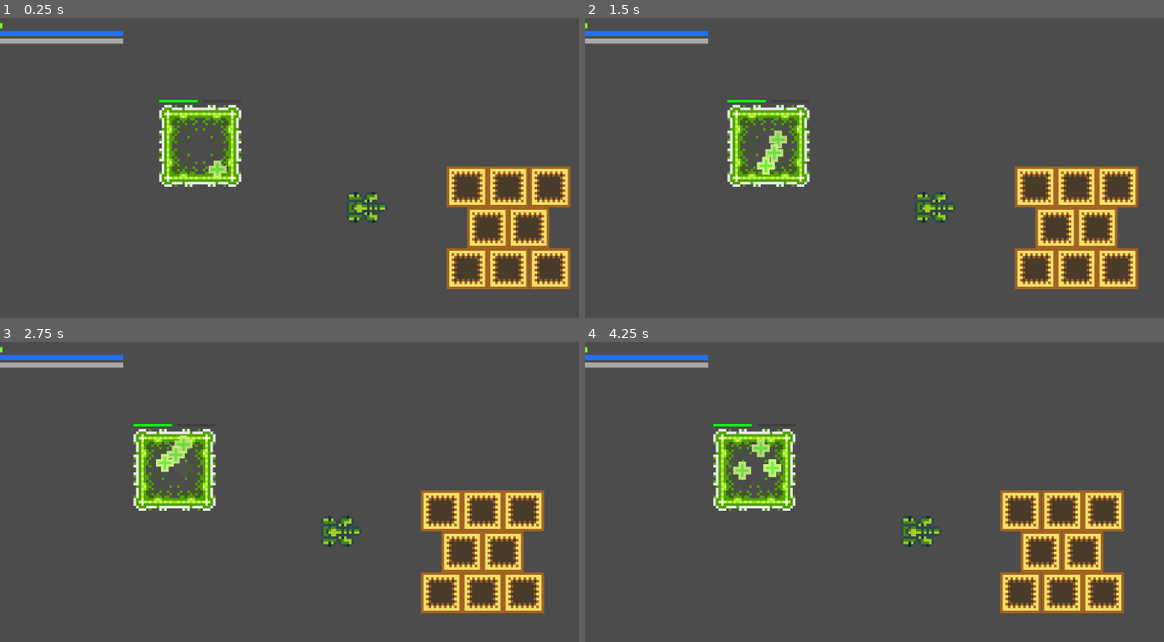
Above: before the commit, frames 1-4 (two rows, left to right).
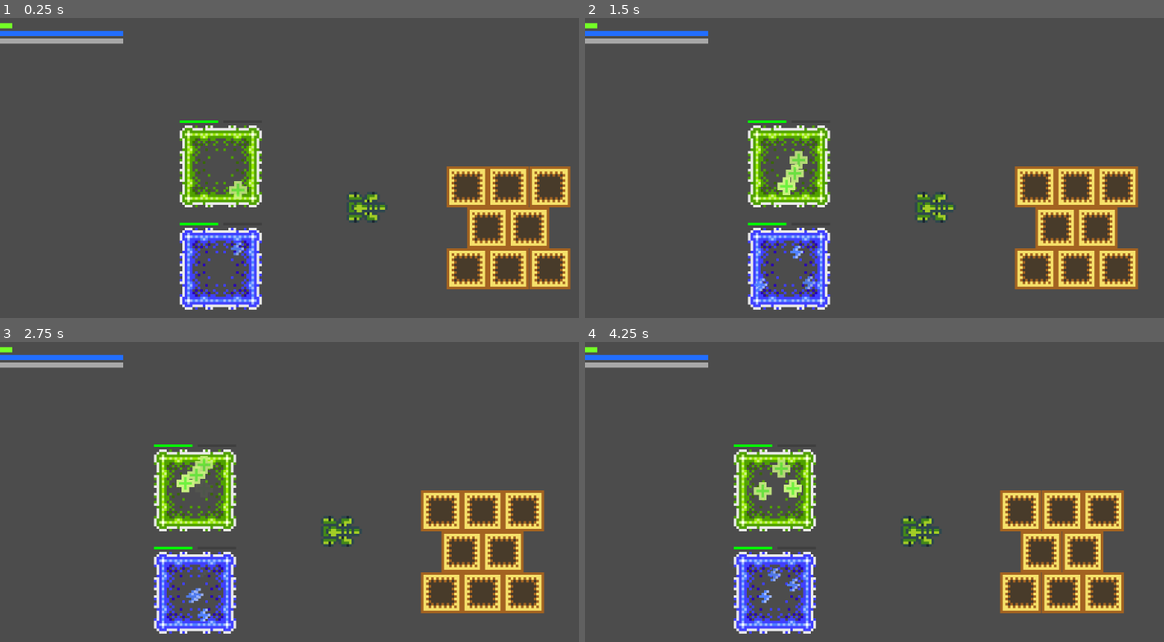
Above: after the commit, the same moments.

Repository: dcerjan/sgtpotato
Game: Godot game, scene res://data/scene/root.tscn
The game is run twice, just before and just after one commit, with the same random seed, the same clock (stepped at 60 frames per second) and the same inputs.
Inputs:
- Up to frame 1 (0.25 s): no input
- Up to frame 2 (1.5 s): no input
- Up to frame 3 (2.75 s): no input
- Up to frame 4 (4.25 s): no input

The runs differ from the first frame. In frame 1, 7.0% of the frame differs, in the area x 0-46%, y 1-98%; in frame 2, 7.3%; in frame 3, 7.3%, in the area x 0-41%, y 1-98%; in frame 4, 7.3%.

Commit message:
Play some more with aspects, implement refueling pad

Diff:
--- /dev/null
+++ b/data/composite/aspects/ValueAspect.tscn
@@ -0,0 +1,6 @@
+[gd_scene load_steps=2 format=2]
+
+[ext_resource path="res://data/script/Lib/ValueAspect.gd" type="Script" id=1]
+
+[node name="ValueAspect" type="Node2D"]
+script = ExtResource( 1 )
--- /dev/null
+++ b/data/composite/objects/DebugRefuelingPad.gd
@@ -0,0 +1,10 @@
+extends Control
+
+onready var refueling_pad: RefuelingPad = get_node('../')
+onready var energy = $DebugEnergyBar/DebugAmount
+onready var delay = $DebugDelayBar/DebugAmount
+
+func _process(delta: float):
+  if refueling_pad != null:
+    energy.rect_scale = Vector2(clamp(refueling_pad.current_energy / refueling_pad.energy_max, 0.0, 1.0), 1.0)
+    delay.rect_scale = Vector2(clamp(refueling_pad.regen_delay / refueling_pad.delay_before_energy_regen, 0.0, 1.0), 1.0)
--- /dev/null
+++ b/data/composite/objects/HealingPad.gd
@@ -0,0 +1,83 @@
+extends Area2D
+
+class_name HealingPad
+
+# ============================================================================ #
+#  States                                                                      #
+# ============================================================================ #
+class ActiveState extends State:
+  func on_update(delta: float, state: HealingPad):
+    var bodies = state.get_overlapping_bodies()
+    if (state.regen_delay <= 0.0):
+      state.current_energy = min(state.current_energy + delta * state.energy_regen, state.energy_max)
+    var should_switch_state = false
+    for body in bodies:
+      if body.has_node('HealthAspect') && not body.get_node('HealthAspect').is_max():
+        should_switch_state = true
+        break
+    if should_switch_state:
+      state.current = transition_to(state.__discharging_state)
+
+class DischargingState extends State:
+  func on_update(delta: float, state: HealingPad):
+    var bodies = state.get_overlapping_bodies()
+    if bodies.size() == 0:
+      state.current = transition_to(state.__active_state)
+      return
+    for body in bodies:
+      if body.has_node('HealthAspect'):
+        var health_aspect: HealthAspect = body.get_node('HealthAspect')
+        if not health_aspect.is_max():
+          state.regen_delay = state.delay_before_energy_regen
+          var to_fill = min(health_aspect.max_value - health_aspect.current_value, delta * state.regen_rate)
+          health_aspect.add(to_fill)
+          state.current_energy = max(state.current_energy - to_fill, 0.0)
+          if (state.current_energy <= 0.0):
+            state.particles.emitting = false
+            state.current = transition_to(state.__charging_state)
+
+class ChargingState extends State:
+  func on_update(delta: float, state: HealingPad):
+    if (state.regen_delay <= 0):
+      state.current_energy = min(state.current_energy + delta * state.energy_regen, state.energy_max)
+    if state.current_energy >= state.reactivation_threshold * state.energy_max:
+        state.particles.emitting = true
+        state.current = transition_to(state.__active_state)
+
+# preallocate states
+var __active_state = ActiveState.new()
+var __charging_state = ChargingState.new()
+var __discharging_state = DischargingState.new()
+
+
+# ============================================================================ #
+#  Members                                                                     #
+# ============================================================================ #
+export (float) var energy_max = 100.0
+export (float) var initial_energy = 1.0
+export (float) var energy_regen = 10.0
+export (float) var regen_rate = 10.0
+export (float) var delay_before_energy_regen = 10.0
+export (float) var reactivation_threshold = 0.5
+
+export (bool) var debug = false
+
+onready var particles = $Particles2D
+onready var sprite = $Sprite
+onready var debug_bars = $Debug
+
+var current_energy = initial_energy * energy_max
+var current = __active_state
+var regen_delay = 0.0
+
+# ============================================================================ #
+#  Methods                                                                     #
+# ============================================================================ #
+func _ready():
+  if not debug:
+    remove_child(debug_bars)
+
+func _process(delta: float) -> void:
+  regen_delay = max(regen_delay - delta, 0.0)
+  current.on_update(delta, self)
+  sprite.self_modulate = Color(1.0, 1.0, 1.0, 1.0).darkened(0.5 * pow(1.0 - current_energy / energy_max, 2.0))
--- a/data/composite/objects/healing_pad.tscn
+++ b/data/composite/objects/HealingPad.tscn
@@ -2,8 +2,8 @@
 
 [ext_resource path="res://data/image/healing_pad.png" type="Texture" id=1]
 [ext_resource path="res://data/image/heal_particle.png" type="Texture" id=2]
-[ext_resource path="res://data/composite/objects/healing_pad.gd" type="Script" id=3]
-[ext_resource path="res://data/composite/objects/debug.gd" type="Script" id=4]
+[ext_resource path="res://data/composite/objects/HealingPad.gd" type="Script" id=3]
+[ext_resource path="res://data/composite/objects/DebugHealingPad.gd" type="Script" id=4]
 
 [sub_resource type="CanvasItemMaterial" id=1]
 
@@ -16,7 +16,7 @@
 [sub_resource type="RectangleShape2D" id=4]
 extents = Vector2( 13.0986, 13.0185 )
 
-[node name="healing_pad" type="Area2D"]
+[node name="HealingPad" type="Area2D"]
 material = SubResource( 1 )
 script = ExtResource( 3 )
 
--- a/data/composite/objects/healing_pad.gd
+++ b/data/composite/objects/RefuelingPad.gd
@@ -1,42 +1,43 @@
 extends Area2D
 
-class_name HealingPad
+class_name RefuelingPad
 
 # ============================================================================ #
 #  States                                                                      #
 # ============================================================================ #
 class ActiveState extends State:
-  func on_update(delta: float, state: HealingPad):
+  func on_update(delta: float, state: RefuelingPad):
     var bodies = state.get_overlapping_bodies()
     if (state.regen_delay <= 0.0):
       state.current_energy = min(state.current_energy + delta * state.energy_regen, state.energy_max)
     var should_switch_state = false
     for body in bodies:
-      if body.has_node('HealthAspect') && not body.get_node('HealthAspect').is_full():
+      if body.has_node('FuelAspect') && not body.get_node('FuelAspect').is_max():
         should_switch_state = true
         break
     if should_switch_state:
       state.current = transition_to(state.__discharging_state)
 
 class DischargingState extends State:
-  func on_update(delta: float, state: HealingPad):
+  func on_update(delta: float, state: RefuelingPad):
     var bodies = state.get_overlapping_bodies()
     if bodies.size() == 0:
       state.current = transition_to(state.__active_state)
       return
     for body in bodies:
-      if body.has_node('HealthAspect'):
-        var health_aspect: HealthAspect = body.get_node('HealthAspect')
-        if not health_aspect.is_full():
+      if body.has_node('FuelAspect'):
+        var fuel_aspect: FuelAspect = body.get_node('FuelAspect')
+        if not fuel_aspect.is_max():
           state.regen_delay = state.delay_before_energy_regen
-          health_aspect.heal(delta * state.healing_rate)
-          state.current_energy = max(state.current_energy - delta * state.healing_rate, 0.0)
+          var to_fill = min(fuel_aspect.max_value - fuel_aspect.current_value, delta * state.regen_rate)
+          fuel_aspect.add(to_fill)
+          state.current_energy = max(state.current_energy - to_fill, 0.0)
           if (state.current_energy <= 0.0):
             state.particles.emitting = false
             state.current = transition_to(state.__charging_state)
 
 class ChargingState extends State:
-  func on_update(delta: float, state: HealingPad):
+  func on_update(delta: float, state: RefuelingPad):
     if (state.regen_delay <= 0):
       state.current_energy = min(state.current_energy + delta * state.energy_regen, state.energy_max)
     if state.current_energy >= state.reactivation_threshold * state.energy_max:
@@ -55,7 +56,7 @@
 export (float) var energy_max = 100.0
 export (float) var initial_energy = 1.0
 export (float) var energy_regen = 10.0
-export (float) var healing_rate = 10.0
+export (float) var regen_rate = 10.0
 export (float) var delay_before_energy_regen = 10.0
 export (float) var reactivation_threshold = 0.5
 
--- /dev/null
+++ b/data/composite/objects/RefuelingPad.tscn
@@ -0,0 +1,97 @@
+[gd_scene load_steps=9 format=2]
+
+[ext_resource path="res://data/image/refueling_pad.png" type="Texture" id=1]
+[ext_resource path="res://data/image/refuel_particle.png" type="Texture" id=2]
+[ext_resource path="res://data/composite/objects/DebugRefuelingPad.gd" type="Script" id=3]
+[ext_resource path="res://data/composite/objects/RefuelingPad.gd" type="Script" id=4]
+
+[sub_resource type="CanvasItemMaterial" id=1]
+
+[sub_resource type="CanvasItemMaterial" id=2]
+
+[sub_resource type="Gradient" id=3]
+offsets = PoolRealArray( 0, 0.278146, 0.701987, 1 )
+colors = PoolColorArray( 1, 1, 1, 0, 1, 1, 1, 1, 1, 1, 1, 1, 1, 1, 1, 0 )
+
+[sub_resource type="RectangleShape2D" id=4]
+extents = Vector2( 13.0986, 13.0185 )
+
+[node name="RefuelingPad" type="Area2D"]
+material = SubResource( 1 )
+script = ExtResource( 4 )
+
+[node name="Sprite" type="Sprite" parent="."]
+texture = ExtResource( 1 )
+__meta__ = {
+"_edit_lock_": true
+}
+
+[node name="Particles2D" type="CPUParticles2D" parent="."]
+material = SubResource( 2 )
+position = Vector2( -0.211975, 0 )
+z_index = 2
+amount = 4
+texture = ExtResource( 2 )
+emission_shape = 2
+emission_rect_extents = Vector2( 10, 10 )
+spread = 180.0
+gravity = Vector2( 0, 0 )
+initial_velocity = 1.0
+linear_accel = 10.0
+damping = 1.15
+damping_random = 0.31
+color_ramp = SubResource( 3 )
+__meta__ = {
+"_edit_lock_": true
+}
+
+[node name="CollisionShape2D" type="CollisionShape2D" parent="."]
+shape = SubResource( 4 )
+__meta__ = {
+"_edit_lock_": true
+}
+
+[node name="Debug" type="Control" parent="."]
+margin_left = -16.0
+margin_top = -18.0
+margin_right = 16.0
+margin_bottom = 16.0
+script = ExtResource( 3 )
+__meta__ = {
+"_edit_use_anchors_": false
+}
+
+[node name="DebugEnergyBar" type="ColorRect" parent="Debug"]
+margin_right = 15.0
+margin_bottom = 1.0
+color = Color( 0.25098, 0.25098, 0.25098, 1 )
+__meta__ = {
+"_edit_use_anchors_": false
+}
+
+[node name="DebugAmount" type="ColorRect" parent="Debug/DebugEnergyBar"]
+margin_right = 15.0
+margin_bottom = 1.0
+color = Color( 0, 1, 0, 1 )
+__meta__ = {
+"_edit_use_anchors_": false
+}
+
+[node name="DebugDelayBar" type="ColorRect" parent="Debug"]
+margin_left = 32.0
+margin_right = 47.0
+margin_bottom = 1.0
+rect_scale = Vector2( -1, 1 )
+color = Color( 0.25098, 0.25098, 0.25098, 1 )
+__meta__ = {
+"_edit_use_anchors_": false
+}
+
+[node name="DebugAmount" type="ColorRect" parent="Debug/DebugDelayBar"]
+margin_right = 15.0
+margin_bottom = 1.0
+grow_horizontal = 0
+color = Color( 0.968627, 0.00392157, 1, 1 )
+__meta__ = {
+"_edit_use_anchors_": false
+}
--- a/data/scene/health.gd
+++ b/data/scene/health.gd
@@ -5,8 +5,8 @@
 var health_aspect: HealthAspect = null
 
 func _ready():
-	self.health_aspect = get_node(target).get_node('HealthAspect')
-	assert(self.health_aspect != null)
+  self.health_aspect = get_node(target).get_node('HealthAspect')
+  assert(self.health_aspect != null)
 
 func _process(_delta):
-	self.rect_scale = Vector2(self.health_aspect.health_percentage(), 1)
+  self.rect_scale = Vector2(self.health_aspect.percentage(), 1)
--- a/data/scene/player_fuel_gauge.gd
+++ b/data/scene/player_fuel_gauge.gd
@@ -5,8 +5,8 @@
 var fuel_aspect: FuelAspect = null
 
 func _ready():
-	self.fuel_aspect = get_node(target).get_node('FuelAspect')
-	assert(self.fuel_aspect != null)
+  self.fuel_aspect = get_node(target).get_node('FuelAspect')
+  assert(self.fuel_aspect != null)
 
 func _process(_delta):
-	self.rect_scale = Vector2(fuel_aspect.fuel_percentage(), 1)
+  self.rect_scale = Vector2(fuel_aspect.percentage(), 1)
--- a/data/scene/root.tscn
+++ b/data/scene/root.tscn
@@ -7,7 +7,8 @@
 [ext_resource path="res://data/image/tank.png" type="Texture" id=5]
 [ext_resource path="res://data/image/wall.png" type="Texture" id=6]
 [ext_resource path="res://data/scene/player_fuel_gauge.gd" type="Script" id=7]
-[ext_resource path="res://data/composite/objects/healing_pad.tscn" type="PackedScene" id=8]
+[ext_resource path="res://data/composite/objects/HealingPad.tscn" type="PackedScene" id=8]
+[ext_resource path="res://data/composite/objects/RefuelingPad.tscn" type="PackedScene" id=9]
 [ext_resource path="res://data/composite/aspects/FuelAspect.tscn" type="PackedScene" id=10]
 [ext_resource path="res://data/composite/aspects/HealthAspect.tscn" type="PackedScene" id=11]
 [ext_resource path="res://data/scene/health.gd" type="Script" id=12]
@@ -250,16 +251,20 @@
 turning_speed = 3.0
 
 [node name="FuelAspect" parent="player" instance=ExtResource( 10 )]
+fuel_consumption = 4.0
 
 [node name="HealthAspect" parent="player" instance=ExtResource( 11 )]
-max_health = 1000.0
-current_health = 20.0
+current_value = 10.0
 
 [node name="Sprite" type="Sprite" parent="player"]
 texture = ExtResource( 5 )
 
 [node name="CollisionShape2D" type="CollisionShape2D" parent="player"]
 shape = SubResource( 3 )
+
+[node name="EngineSfx" type="AudioStreamPlayer" parent="player"]
+stream = ExtResource( 13 )
+bus = "Player"
 
 [node name="turret" type="Node2D" parent="player"]
 position = Vector2( -2, 0 )
@@ -283,16 +288,14 @@
 pitch_scale = 0.8
 bus = "FxReverb"
 
-[node name="EngineSfx" type="AudioStreamPlayer" parent="player"]
-stream = ExtResource( 13 )
-bus = "Player"
-
 [node name="scene_init_controller" type="Node2D" parent="."]
 
 [node name="trigger" type="Node2D" parent="."]
 
-[node name="healing_pad" parent="trigger" instance=ExtResource( 8 )]
-position = Vector2( -64, -24 )
-energy_max = 40.0
-healing_rate = 20.0
+[node name="HealingPad" parent="trigger" instance=ExtResource( 8 )]
+position = Vector2( -56, -16 )
 debug = true
+
+[node name="RefuelingPad" parent="trigger" instance=ExtResource( 9 )]
+position = Vector2( -56, 24 )
+debug = true
--- a/data/script/Aspect/FuelAspect.gd
+++ b/data/script/Aspect/FuelAspect.gd
@@ -1,19 +1,11 @@
-extends Node2D
+extends ValueAspect
 
 class_name FuelAspect
 
-export (float) var max_fuel = 100.0
-export (float) var current_fuel = 100.0
 export (float) var fuel_consumption = 1.0
 
-func fuel_percentage():
-  return max(self.current_fuel / self.max_fuel, 0.0)
+func consume_fuel(delta: float):
+  subtract(fuel_consumption * delta)
 
 func is_empty():
-  return self.current_fuel <= 0
-
-func consume_fuel(delta: float):
-  self.current_fuel = max(self.current_fuel - delta * self.fuel_consumption, 0.0)
-
-func refil_fuel(amount: float):
-  self.current_fuel = min(self.current_fuel + amount, self.max_fuel)
+  return current_value <= 0.0
--- a/data/script/Aspect/HealthAspect.gd
+++ b/data/script/Aspect/HealthAspect.gd
@@ -1,24 +1,3 @@
-extends Node2D
+extends ValueAspect
 
 class_name HealthAspect
-
-export (float) var max_health = 100.0
-export (float) var current_health = 100.0
-
-func health_percentage():
-  return max(self.current_health / self.max_health, 0.0)
-
-func is_full():
-  return self.current_health >= self.max_health
-
-func is_alive():
-  return self.current_health > 0
-
-func is_death():
-  return self.current_health <= 0
-
-func damage(amount: float):
-  self.current_health = max(self.current_health - amount, 0.0)
-
-func heal(amount: float):
-  self.current_health = min(self.current_health + amount, self.max_health)
--- /dev/null
+++ b/data/script/Lib/ValueAspect.gd
@@ -0,0 +1,18 @@
+extends Node2D
+
+class_name ValueAspect
+
+export (float) var max_value = 100.0
+export (float) var current_value = 100.0
+
+func percentage():
+  return clamp(current_value / max_value, 0.0, 1.0)
+
+func is_max():
+  return current_value >= max_value
+
+func subtract(amount: float):
+  current_value = max(current_value - amount, 0.0)
+
+func add(amount: float):
+  current_value = min(current_value + amount, max_value)
--- a/data/script/player.gd
+++ b/data/script/player.gd
@@ -10,8 +10,8 @@
 var health_aspect: HealthAspect = null
 
 func _ready():
-  self.fuel_aspect = self.get_node("FuelAspect")
-  self.health_aspect = self.get_node("HealthAspect")
+  fuel_aspect = get_node("FuelAspect")
+  health_aspect = get_node("HealthAspect")
 
 func get_input():
   if fuel_aspect.is_empty():
@@ -29,17 +29,14 @@
     target_velocity = Vector2.ZERO
 
 func play_motor(velocity):
-  var vol = velocity.length()
-  if vol <= 0:
-    $EngineSfx.stop()
-    return
-  if vol > 3.0:
-    vol = 3.0
-  vol = vol / 3
-  if !$EngineSfx.is_playing():
+  var vol = clamp(velocity.length(), 1.0, 5.0) / 5.0
+#  if vol <= 0:
+#    $EngineSfx.stop()
+#    return
+  if not $EngineSfx.is_playing():
     $EngineSfx.play()
-  var pitch = 0.8 + target_velocity.length()*2
-  var voldb = (1-vol)*-80
+  var pitch = 0.7 + target_velocity.length() * 0.2
+  var voldb = vol * 0.5
   $EngineSfx.pitch_scale = pitch
   $EngineSfx.volume_db = voldb
 
--- a/project.godot
+++ b/project.godot
@@ -9,7 +9,7 @@
 config_version=4
 
 _global_script_classes=[ {
-"base": "Node2D",
+"base": "ValueAspect",
 "class": "FuelAspect",
 "language": "GDScript",
 "path": "res://data/script/Aspect/FuelAspect.gd"
@@ -17,12 +17,17 @@
 "base": "Area2D",
 "class": "HealingPad",
 "language": "GDScript",
-"path": "res://data/composite/objects/healing_pad.gd"
+"path": "res://data/composite/objects/HealingPad.gd"
 }, {
-"base": "Node2D",
+"base": "ValueAspect",
 "class": "HealthAspect",
 "language": "GDScript",
 "path": "res://data/script/Aspect/HealthAspect.gd"
+}, {
+"base": "Area2D",
+"class": "RefuelingPad",
+"language": "GDScript",
+"path": "res://data/composite/objects/RefuelingPad.gd"
 }, {
 "base": "Reference",
 "class": "State",
@@ -33,13 +38,20 @@
 "class": "TankState",
 "language": "GDScript",
 "path": "res://data/script/State/TankState.gd"
+}, {
+"base": "Node2D",
+"class": "ValueAspect",
+"language": "GDScript",
+"path": "res://data/script/Lib/ValueAspect.gd"
 } ]
 _global_script_class_icons={
 "FuelAspect": "",
 "HealingPad": "",
 "HealthAspect": "",
+"RefuelingPad": "",
 "State": "",
-"TankState": ""
+"TankState": "",
+"ValueAspect": ""
 }
 
 [application]
Renamed: data/composite/objects/debug.gd -> data/composite/objects/DebugHealingPad.gd
Binary file added: data/image/refuel_particle.aseprite
Binary file added: data/image/refuel_particle.png
Not shown, added: data/image/refuel_particle.png.import
Binary file added: data/image/refueling_pad.aseprite
Binary file added: data/image/refueling_pad.png
Not shown, added: data/image/refueling_pad.png.import
Not shown: 1 places in data/scene/root.tscn that only renumber resources
